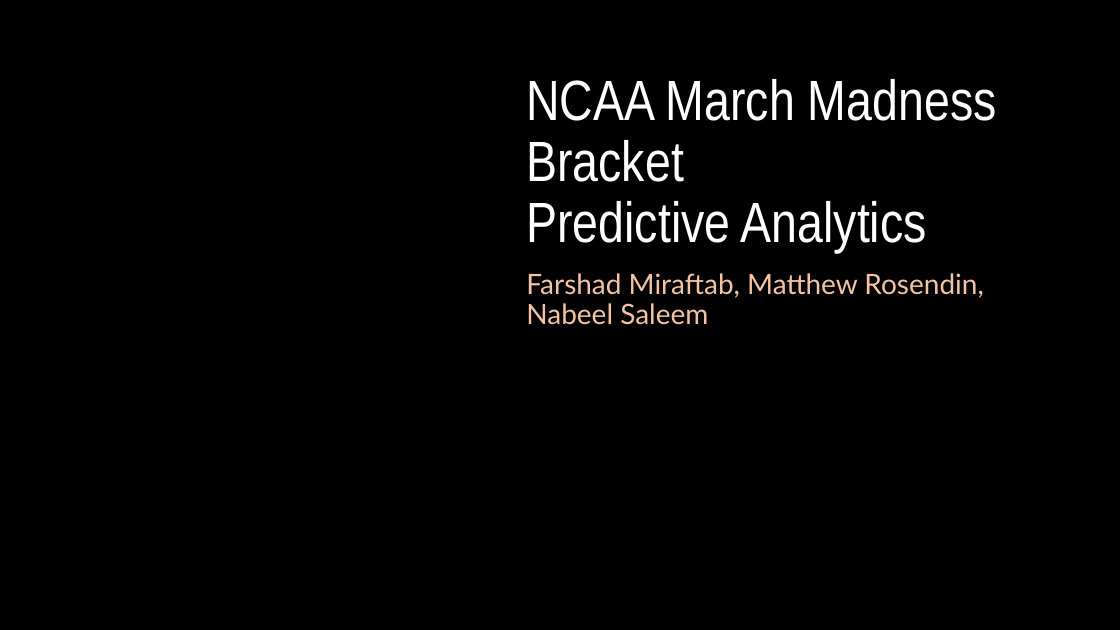
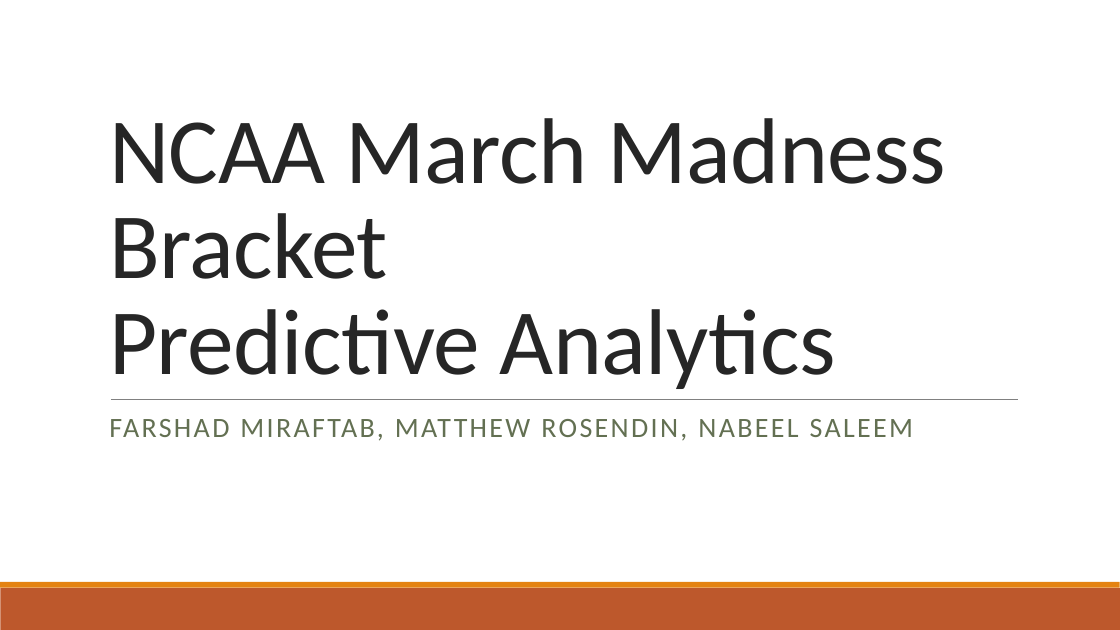
Before and after one commit to mrosendin/march-madness-machine-learning, a slide deck: slide 1 of Presentation.pptx. Drawn at 1120x630 pixels with LibreOffice and Linux fonts; fonts in the diff are those of the drawing; background and template pictures are left out. Boxes give left, top, right and bottom in pixels: in the first picture for what was removed or moved away, otherwise in the second. Text is boxed around its words. In the diff, an @@ line names an element or a change of style, - is before the commit and + after.

```diff
--- a/Presentation.pptx
+++ b/Presentation.pptx
@@ background picture (left out) to #FFFFFF @@
@@ title "NCAA March Madness Bracket Predictive ..." moved from (x1=526, y1=79, x2=997, y2=252) to (x1=109, y1=118, x2=945, y2=389) @@
@@ title "NCAA March Madness Bracket Predictive ..." at (x1=109, y1=118, x2=945, y2=389): size 48.6 to 80 pt, font Arial Narrow to Calibri, text colour #FFFFFF to #262626, letter spacing 0 to -0.5 pt; line spacing 0.9 to 0.85 @@
@@ subtitle at (x1=109, y1=419, x2=914, y2=441): text changed; font Lato to Calibri; text colour #F3C3A3 to #637052 @@
-Farshad Miraftab, Matthew Rosendin, Nabeel Saleem
+FARSHAD MIRAFTAB, MATTHEW ROSENDIN, NABEEL SALEEM
@@ line added from (111, 399) to (1018, 399), #808080 0.5 pt @@
@@ rectangle added at (x1=0, y1=588, x2=1120, y2=630), fill #BD582C @@
@@ rectangle added at (x1=0, y1=582, x2=1120, y2=588), fill #E48312 @@
```
Also in this commit, not shown: 5 other slides changed, 5 slides added, 4 slides removed, 2 other files.
